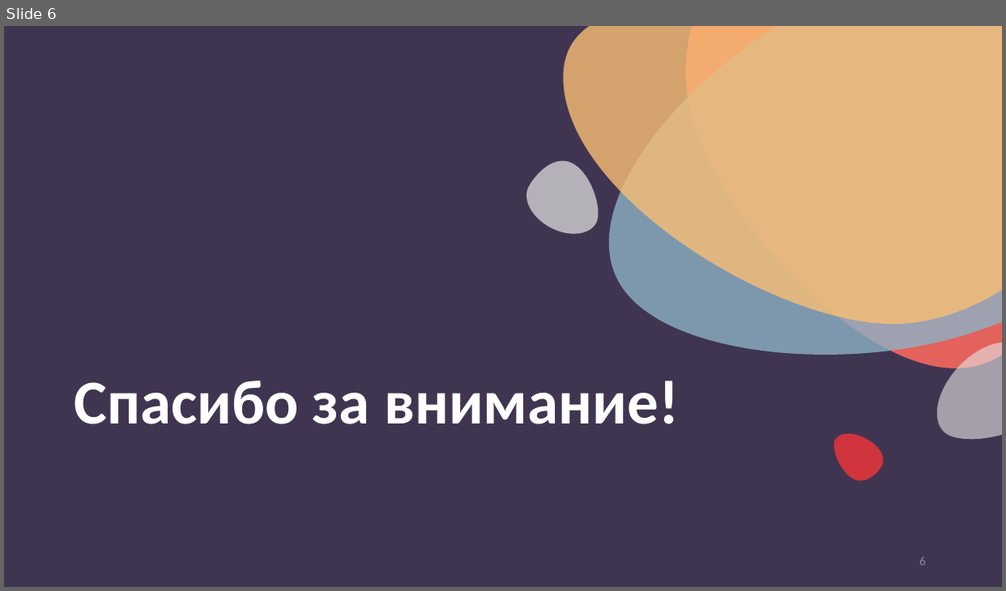
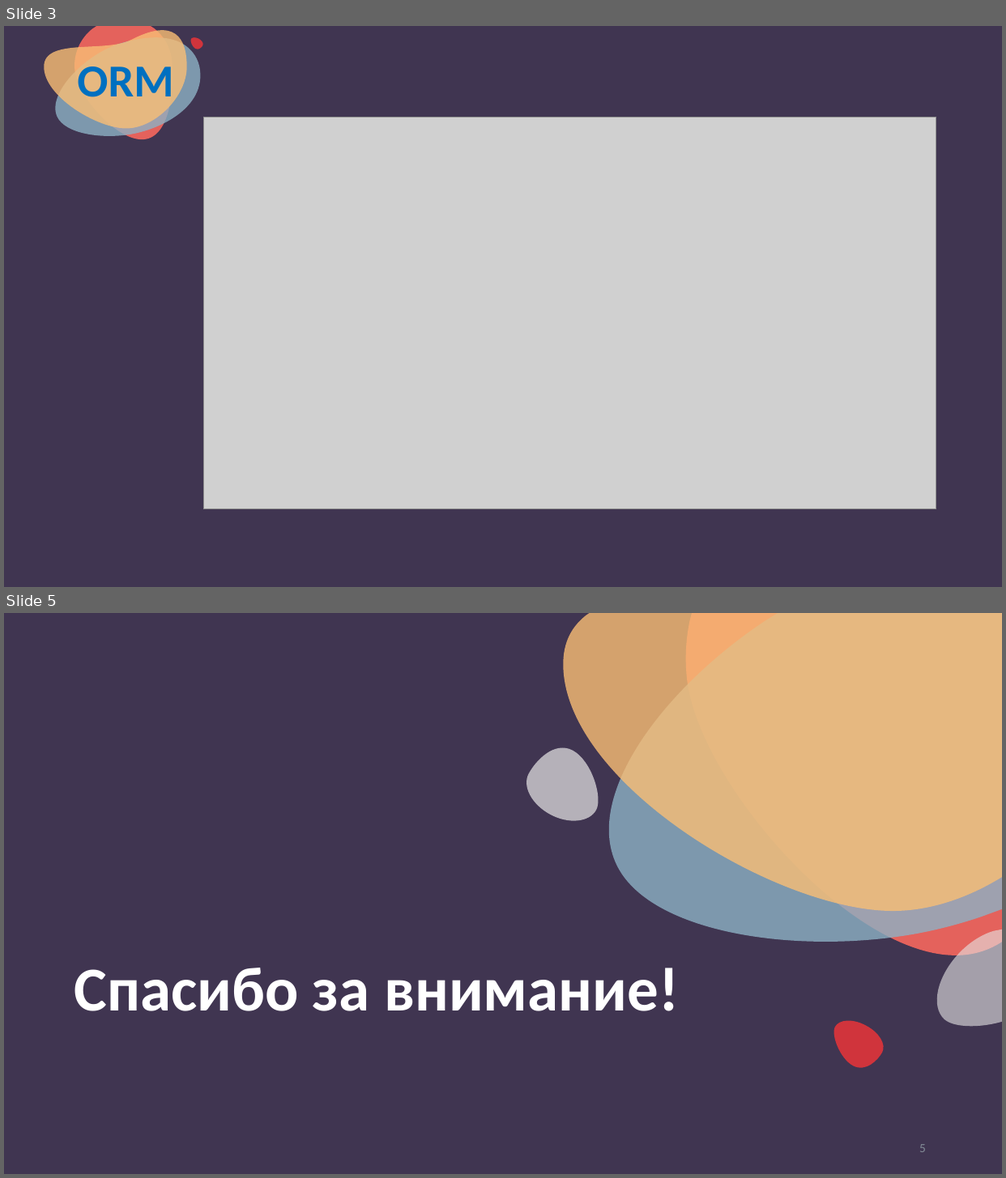
Before and after one commit to nesrv/python-for-odin.study, a slide deck: m6-3-audio-bd/презентация.pptx. Shown one above the other, each under a label of ours: slide 6 before the commit, slides 3 and 5 after it; the slides between them are not shown. The pictures are 1006x591 and 1006x1178 pixels, drawn with LibreOffice and Linux fonts; fonts in the diff are those of the drawing; grey boxes stand for pictures. Boxes give left, top, right and bottom in pixels: in the first picture for what was removed or moved away, otherwise in the second. Text is boxed around its words. In the diff, an @@ line names an element or a change of style, - is before the commit and + after.

```diff
--- a/m6-3-audio-bd/презентация.pptx
+++ b/m6-3-audio-bd/презентация.pptx
@@ slide 3 added at [4, 26, 1002, 587], background #403551 @@
@@ freeform shape added at [44, 31, 187, 129], fill #F9BE75 at 80% opacity @@
@@ freeform shape added at [56, 37, 201, 136], fill #8DB1C4 at 80% opacity @@
@@ freeform shape added at [74, 26, 172, 139], fill #E4625C @@
@@ freeform shape added at [190, 37, 202, 49], fill #D0343C @@
@@ title added at [77, 66, 173, 108], 44 pt, text #0070C0, bold @@
+ORM
@@ picture added at [204, 117, 937, 510] @@
@@ freeform shape added at [77, 140, 95, 159], fill #403551 @@
@@ what was slide 6 is now slide 5 @@
```
Also in this commit, not shown: 1 slide changed, 2 other slides added, 4 slides removed, 7 other files.
